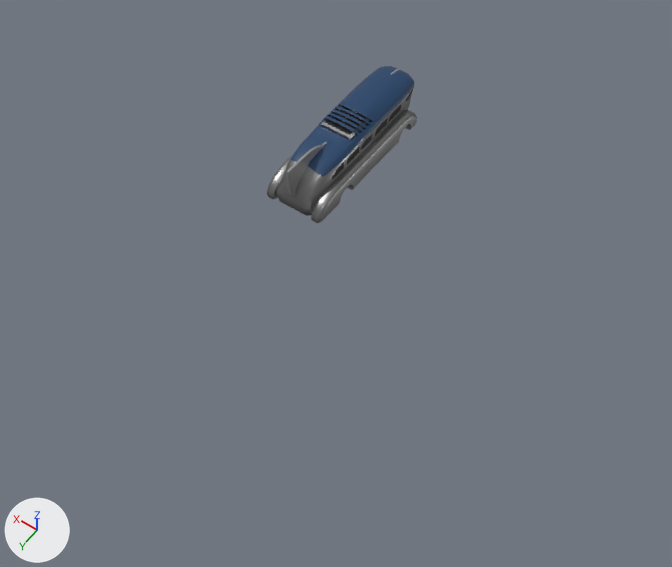
Before and after pictures for a commit that changed the Blender file blend/SwitchBL8_bus_lowpoly.blend.
Rendered twice from a 50 mm camera at (-29.0, 42.2, 50.2) aimed at (-5.4, 9.2, -1.7). Every picture has the same lights, and +X, +Y and +Z are marked at lower left.

Before the edit, the objects in view are built like this:
```python
me_circle = bpy.data.meshes.new('Circle')
me_circle.from_pydata(...)  # 1084 vertices, 857 faces, 9 loose edges; spans x 0.0..2.43, y -7.09..7.36, z 0.53..4.81
me_circle.polygons.foreach_set('use_smooth', [True] * 857)
# faces by material slot: [697, 17, 35, 108]
me_circle.materials.append(mat_metallic)  # grey #8f8f8f
me_circle.materials.append(mat_windows)  # black #181818
me_circle.materials.append(mat_chrome)  # light grey #d8d8d8
me_circle.materials.append(mat_classic_blue)  # dark blue #0b3c66
me_cutter = bpy.data.meshes.new('Cutter')
me_cutter.from_pydata(...)  # a box spanning x -0.78..0.78, y -1.64..1.64, z -1.27..1.27
me_cutter.polygons.foreach_set('use_smooth', [True] * 6)
ob_bus = bpy.data.objects.new('Bus', me_circle)
ob_bus.location = (0.0, 0.0, 0.0)
_m = ob_bus.modifiers.new('Mirror', 'MIRROR')
_m.use_clip = True
ob_cutter = bpy.data.objects.new('Cutter', me_cutter)
ob_cutter.parent = ob_bus
ob_cutter.location = (2.623, 0.265, 1.866)
ob_cutter.rotation_euler = (1.571, 0.0, 1.571)  # degrees (90, 0, 90)
ob_cutter.scale = (1.03, 1.0, 1.0)
ob_cutter.visible_camera = False
ob_cutter.visible_diffuse = False
ob_cutter.visible_glossy = False
ob_cutter.visible_transmission = False
ob_cutter.visible_shadow = False
_m = ob_cutter.modifiers.new('Bevel', 'BEVEL')
_m.width = 0.178
_m.width_pct = 0.178
_m.segments = 5
_m.limit_method = 'WEIGHT'
_m = ob_cutter.modifiers.new('Solidify', 'SOLIDIFY')
_m.thickness = -0.007
_m.use_even_offset = True
_m.use_quality_normals = True
ob_cutter.hide_render = True
```
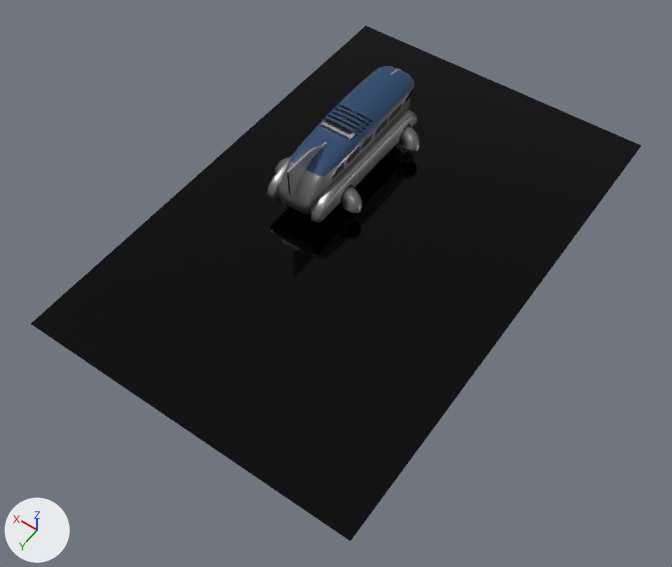
ob_cutter is not drawn itself; it is used by a modifier of ob_thruster.
ob_cutter_001 is not drawn itself; it is used by a modifier of ob_thruster.

The change, as a diff of the scene's bpy script:
```diff
--- a/blend/SwitchBL8_bus_lowpoly.blend.py
+++ b/blend/SwitchBL8_bus_lowpoly.blend.py
@@ mat_matte_black @@
+mat_matte_black = principled_material('Matte black')
+mat_matte_black.base_color = (0.0147, 0.0147, 0.0147)  # black #202020
+mat_matte_black.metallic = 1.0
+mat_matte_black.roughness = 0.9
@@ mat_floor @@
+mat_floor = principled_material('Floor')
+mat_floor.base_color = (0.00364, 0.00364, 0.00364)  # black #0c0c0c
+mat_floor.metallic = 1.0
+mat_floor.roughness = 0.2
+mat_floor.coat_weight = 0.25
@@ me_cutter_001 @@
+me_cutter_001.from_pydata(...)  # a box spanning x -0.048..0.048, y -0.01..0.01, z -0.446..0.446
+me_cutter_001.polygons.foreach_set('use_smooth', [True] * 6)
@@ me_circle_001 @@
+me_circle_001.from_pydata(...)  # 480 vertices, 466 faces, 2 loose edges; spans x -0.75..1.74, y -0.82..0.82, z -0.97..0.82
+me_circle_001.polygons.foreach_set('use_smooth', [True] * 466)
+# faces by material slot: [401, 65]
+me_circle_001.materials.append(mat_metallic)  # grey #8f8f8f
+me_circle_001.materials.append(mat_matte_black)  # black #202020
@@ me_plane @@
+me_plane.from_pydata([(-13.2, -20.0, 0.0), (13.2, -20.0, 0.0), (-13.2, 20.0, 0.0), (13.2, 20.0, 0.0)], [], [(0, 1, 3, 2)])
+me_plane.materials.append(mat_floor)  # black #0c0c0c
@@ ob_cutter @@
 ob_cutter = bpy.data.objects.new('Cutter', me_cutter)
-ob_cutter.parent = ob_bus
+ob_cutter.parent = ob_thruster
+ob_cutter.matrix_parent_inverse = Matrix(((1.0, 0.0, 0.0, -2.05), (0.0, 0.906, 0.423, 3.36), (0.0, -0.423, 0.906, -2.508), (0.0, 0.0, 0.0, 1.0)))
 ob_cutter.location = (2.623, 0.265, 1.866)
@@ ob_thruster @@
+ob_thruster = bpy.data.objects.new('Thruster', me_circle_001)
+ob_thruster.parent = ob_bus
+ob_thruster.location = (2.05, -4.105, 0.853)
+ob_thruster.rotation_euler = (0.436, 0.0, 0.0)  # degrees (25, 0, 0)
+_m = ob_thruster.modifiers.new('Boolean', 'BOOLEAN')
+_m.object = ob_cutter
+_m.solver = 'FLOAT'
+_m = ob_thruster.modifiers.new('Boolean.001', 'BOOLEAN')
+_m.object = ob_cutter_001
+_m.solver = 'FLOAT'
+_m = ob_thruster.modifiers.new('Mirror', 'MIRROR')
+_m.use_clip = True
+_m.mirror_object = ob_bus
@@ ob_cutter_001 @@
+ob_cutter_001 = bpy.data.objects.new('Cutter.001', me_cutter_001)
+ob_cutter_001.parent = ob_thruster
+ob_cutter_001.matrix_parent_inverse = Matrix(((1.0, 0.0, 0.0, -2.05), (0.0, 0.906, 0.423, 3.36), (0.0, -0.423, 0.906, -2.508), (0.0, 0.0, 0.0, 1.0)))
+ob_cutter_001.location = (3.478, -3.298, 0.0676)
+ob_cutter_001.rotation_euler = (3.016, 0.0, -0.489)  # degrees (173, 0, -28)
+ob_cutter_001.visible_camera = False
+ob_cutter_001.visible_diffuse = False
+ob_cutter_001.visible_glossy = False
+ob_cutter_001.visible_transmission = False
+ob_cutter_001.visible_shadow = False
+ob_cutter_001.hide_render = True
@@ ob_plane @@
+ob_plane = bpy.data.objects.new('Plane', me_plane)
+ob_plane.location = (-4.09, 4.39, -1.0)
@@ ob_thruster_001 @@
+ob_thruster_001 = bpy.data.objects.new('Thruster.001', me_circle_001)
+ob_thruster_001.parent = ob_bus
+ob_thruster_001.location = (2.059, 3.689, 0.824)
+ob_thruster_001.rotation_euler = (0.436, 0.0, 0.0)  # degrees (25, 0, 0)
+_m = ob_thruster_001.modifiers.new('Mirror', 'MIRROR')
+_m.use_clip = True
+_m.mirror_object = ob_bus
```

Pixel boxes [x1, y1, x2, y2] of what changed, in the pictures (672 x 567 px):
'Plane', added (black): after [31, 26, 641, 541]
'Thruster.001', added: after [275, 157, 362, 213]
'Thruster', added: after [398, 125, 420, 151]
    faces in mat_metallic (grey #8f8f8f): [398, 125, 420, 151]
